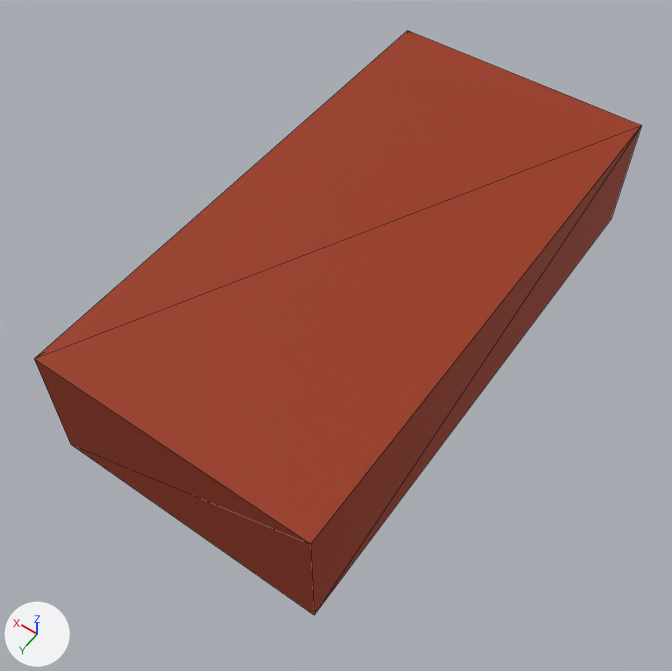
An edit to the glTF model public/assets/models/vehicles/veh_compact_01.glb, drawn before and after from the same camera.
One viewpoint serves both versions: a 50 mm lens placed at (-2.08, 3.25, 5.05), pointed at (-0.01, 0.35, 0.49). Every picture has the same lights, and +X, +Y and +Z are marked at lower left. The first picture is the older version. Mesh edges are drawn as thin lines. Where no turn or scale is listed for an object, it has been applied to the vertices. Vertices at exactly the same position are counted once.

The scene before the commit, as lines of its bpy script (objects in view):
```python
mat_material_0 = principled_material('Material_0')
mat_material_0.base_color = (0.323, 0.0343, 0.00605)  # brown #9a3412
mat_material_0.roughness = 0.75
me_mesh_0 = bpy.data.meshes.new('Mesh_0')
me_mesh_0.from_pydata(...)  # a box spanning x -0.9..0.9, y -1.8..1.8, z -0.43..0.43
me_mesh_0.materials.append(mat_material_0)  # brown #9a3412
ob_mesh_0 = bpy.data.objects.new('Mesh_0', me_mesh_0)
ob_mesh_0.location = (0.0, 0.0, 0.7)
```
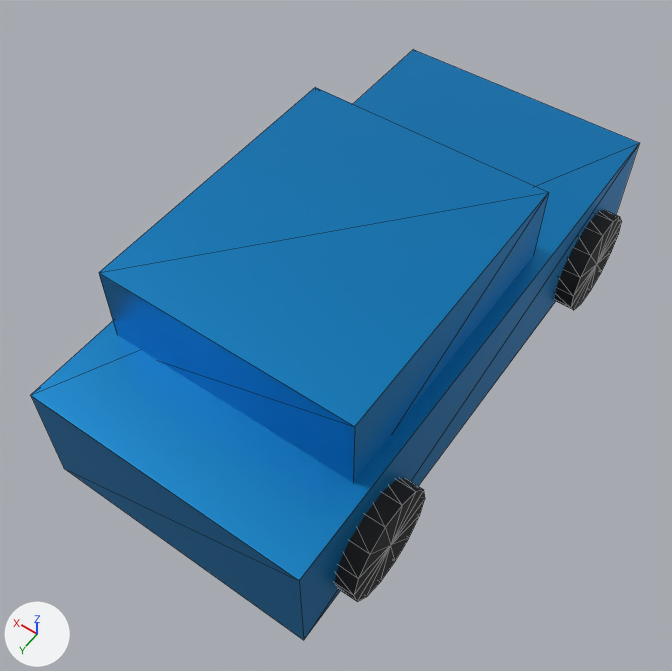
The change, as a diff of the scene's bpy script:
```diff
--- a/public/assets/models/vehicles/veh_compact_01.glb.py
+++ b/public/assets/models/vehicles/veh_compact_01.glb.py
@@ mat_material_0 @@
 mat_material_0 = principled_material('Material_0')
-mat_material_0.base_color = (0.323, 0.0343, 0.00605)  # brown #9a3412
-mat_material_0.roughness = 0.75
+mat_material_0.base_color = (0.000607, 0.231, 0.571)  # blue #0284c7
+mat_material_0.roughness = 0.4
+mat_material_0.metallic = 0.6
@@ mat_material_2 @@
+mat_material_2 = principled_material('Material_2')
+mat_material_2.base_color = (0.00857, 0.00857, 0.00857)  # black #171717
+mat_material_2.roughness = 0.8
@@ me_mesh_0 @@
 # used by ob_mesh_0; location = (0.0, 0.0, 0.7)
-me_mesh_0.from_pydata(...)  # 8 vertices, 12 faces; spans x -0.9..0.9, y -1.8..1.8, z -0.43..0.43
+me_mesh_0.from_pydata(...)  # 8 vertices, 12 faces; spans x -0.9..0.9, y -1.9..1.9, z -0.39..0.39
+# me_mesh_0 part 1: the whole mesh is scaled about its middle by (1, 1.06, 0.918)
 me_mesh_0.materials.append(mat_material_0)
@@ me_mesh_5 @@
+me_mesh_5.from_pydata(...)  # 32 vertices, 56 faces; spans x -0.125..0.125, y -0.35..0.35, z -0.341..0.341
+me_mesh_5.materials.append(mat_material_2)  # black #171717
@@ me_mesh_1 @@
+me_mesh_1.from_pydata(...)  # a box spanning x -0.81..0.81, y -0.95..0.95, z -0.32..0.32
+me_mesh_1.materials.append(mat_material_0)  # blue #0284c7
@@ ob_mesh_0 @@
 ob_mesh_0 = bpy.data.objects.new('Mesh_0', me_mesh_0)
-ob_mesh_0.location = (0.0, 0.0, 0.7)
+ob_mesh_0.location = (0.0, 0.0, 0.52)
@@ ob_mesh_5 @@
+ob_mesh_5 = bpy.data.objects.new('Mesh_5', me_mesh_5)
+ob_mesh_5.location = (-0.9, 1.267, 0.35)
@@ ob_mesh_3 @@
+ob_mesh_3 = bpy.data.objects.new('Mesh_3', me_mesh_5.copy())
+ob_mesh_3.location = (-0.9, -1.267, 0.35)
@@ ob_mesh_1 @@
+ob_mesh_1 = bpy.data.objects.new('Mesh_1', me_mesh_1)
+ob_mesh_1.location = (0.0, 0.38, 1.105)
```

Changed parts and their boxes (x1, y1, x2, y2) in the pictures (672 x 671 px):
'Mesh_0', recoloured, surface changed, moved, rescaled
    before: (34, 31, 642, 615)
    after: (31, 50, 639, 640)
'Mesh_1', added (blue)
    after: (99, 87, 549, 482)
'Mesh_5', added (black)
    after: (335, 478, 425, 602)
'Mesh_3', added (black)
    after: (555, 209, 622, 310)
